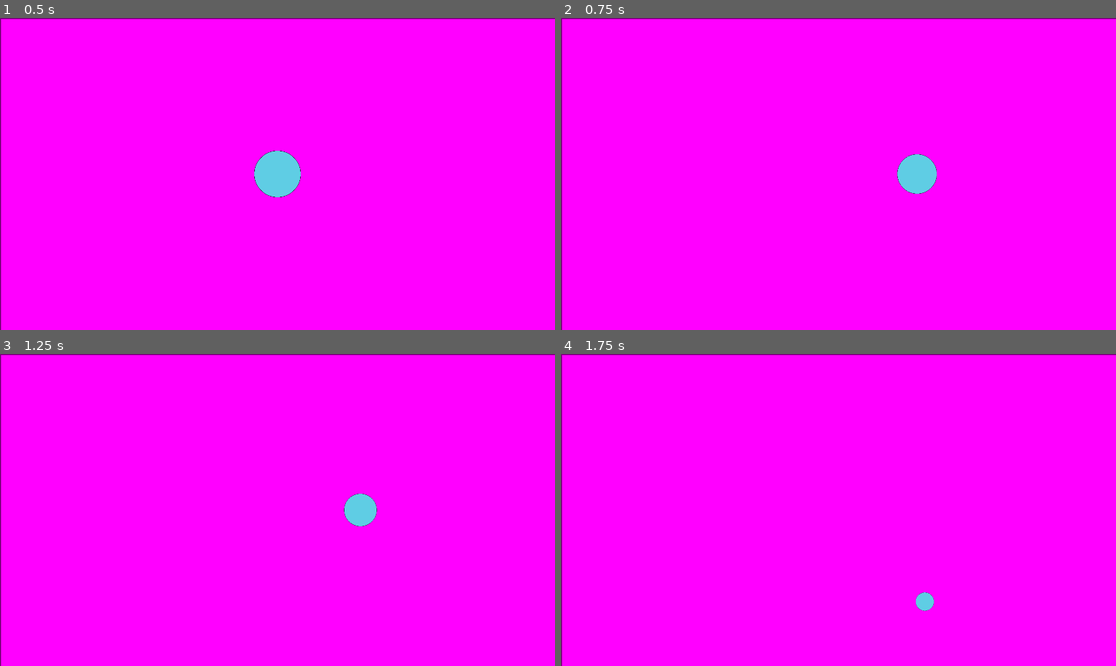
Above: before the commit, frames 1-4 (two rows, left to right).
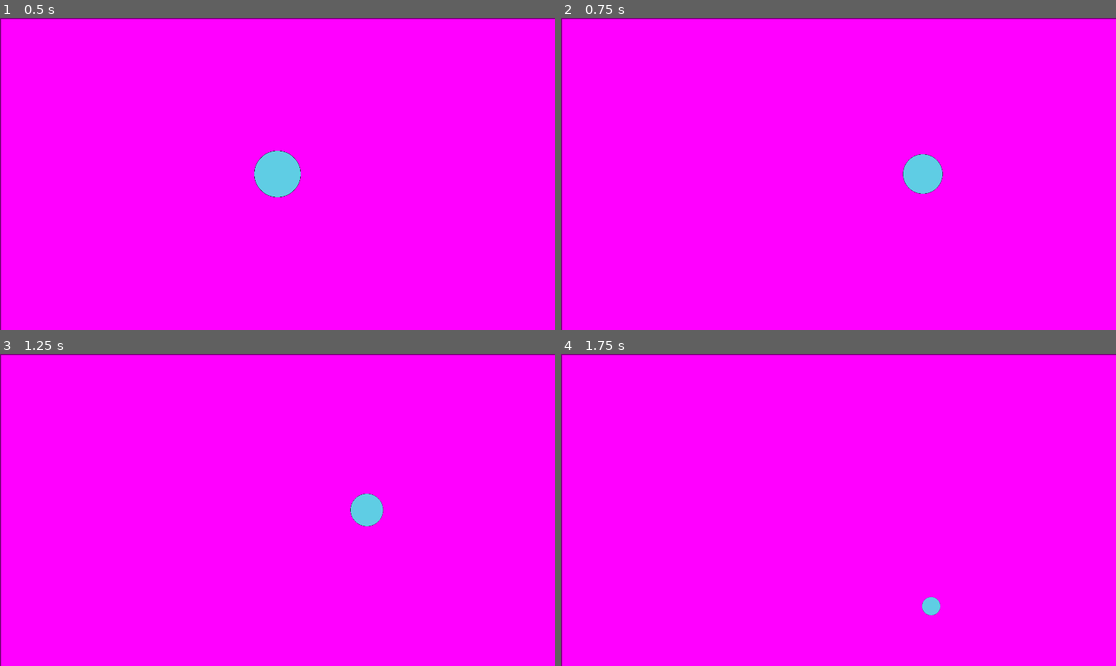
Above: after the commit, the same moments.

Repository: entityJY/deltarunesque-game
Game: Godot game, scene res://scenes/level.tscn
Same seed, same stepped clock (60 frames per second), same inputs: the game is played once before the commit and once after it. The project has no main scene, so this scene is started directly.
Inputs:
- Up to frame 1 (0.5 s): no input
- Up to frame 2 (0.75 s): tap Enter (ui_accept) at 0.5 s; hold D (right) from 0.53 s (still down); tap Shift (dash) at 0.6 s
- Up to frame 3 (1.25 s): keep holding D (right); tap Enter (ui_accept) at 0.77 s
- Up to frame 4 (1.75 s): tap Enter (ui_accept) at 1.25, 1.52 s; release D (right) at 1.28 s; hold S (down) from 1.28 s (still down); tap Shift (dash) at 1.35 s

Frame 1 is identical in both runs. In frame 2, 0.3% of the frame differs, in the area x 60-69%, y 43-57%; in frame 3, 0.3%; in frame 4, 0.2%.

Commit message:
Push changes

Diff:
--- a/player/player.tscn
+++ b/player/player.tscn
@@ -6,15 +6,15 @@
 [sub_resource type="CircleShape2D" id="CircleShape2D_rkbax"]
 radius = 16.0
 
+[sub_resource type="CircleShape2D" id="CircleShape2D_yw30f"]
+radius = 32.0
+
 [sub_resource type="CircleShape2D" id="CircleShape2D_g1dw6"]
 radius = 48.0
 
-[sub_resource type="CircleShape2D" id="CircleShape2D_yw30f"]
-radius = 32.0
-
 [node name="Player" type="CharacterBody2D" unique_id=1841742184 node_paths=PackedStringArray("hit_box", "outer_shield", "collision_shape", "shield_sprite_array")]
-collision_layer = 2
-collision_mask = 5
+collision_layer = 0
+collision_mask = 4
 script = ExtResource("1_rkbax")
 hit_box = NodePath("Hitbox/InnerCollision")
 outer_shield = NodePath("OuterHitbox/Collision")
@@ -49,15 +49,17 @@
 
 [node name="Hitbox" type="Area2D" parent="." unique_id=1720063706]
 collision_layer = 2
+collision_mask = 0
 
 [node name="InnerCollision" type="CollisionShape2D" parent="Hitbox" unique_id=647341898]
 shape = SubResource("CircleShape2D_rkbax")
 
+[node name="PlayerCollision" type="CollisionShape2D" parent="." unique_id=1572841583]
+shape = SubResource("CircleShape2D_yw30f")
+
 [node name="OuterHitbox" type="Area2D" parent="." unique_id=1691501548]
 collision_layer = 2
+collision_mask = 0
 
 [node name="Collision" type="CollisionShape2D" parent="OuterHitbox" unique_id=1160421124]
 shape = SubResource("CircleShape2D_g1dw6")
-
-[node name="PlayerCollision" type="CollisionShape2D" parent="." unique_id=1572841583]
-shape = SubResource("CircleShape2D_yw30f")
--- a/player/scripts/player.gd
+++ b/player/scripts/player.gd
@@ -95,6 +95,6 @@
 
 	var scale_hit_box = func (i):
 		hit_box.shape.radius = 16 + 9 * i
-		outer_shield.shape.radius = 32 + 12 * i
-		collision_shape.shape.radius = 48 + 15 * i
+		collision_shape.shape.radius = 32 + 12 * i
+		outer_shield.shape.radius = 48 + 15 * i
 	scale_hit_box.call_deferred(level)
